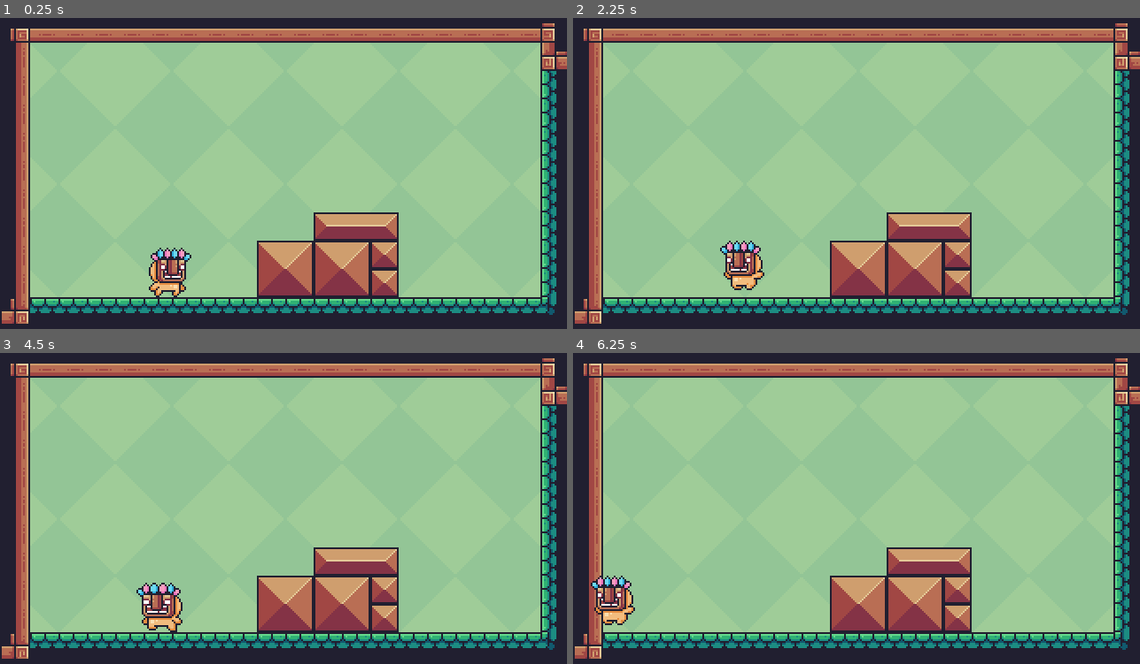
Above: before the commit, frames 1-4 (two rows, left to right).
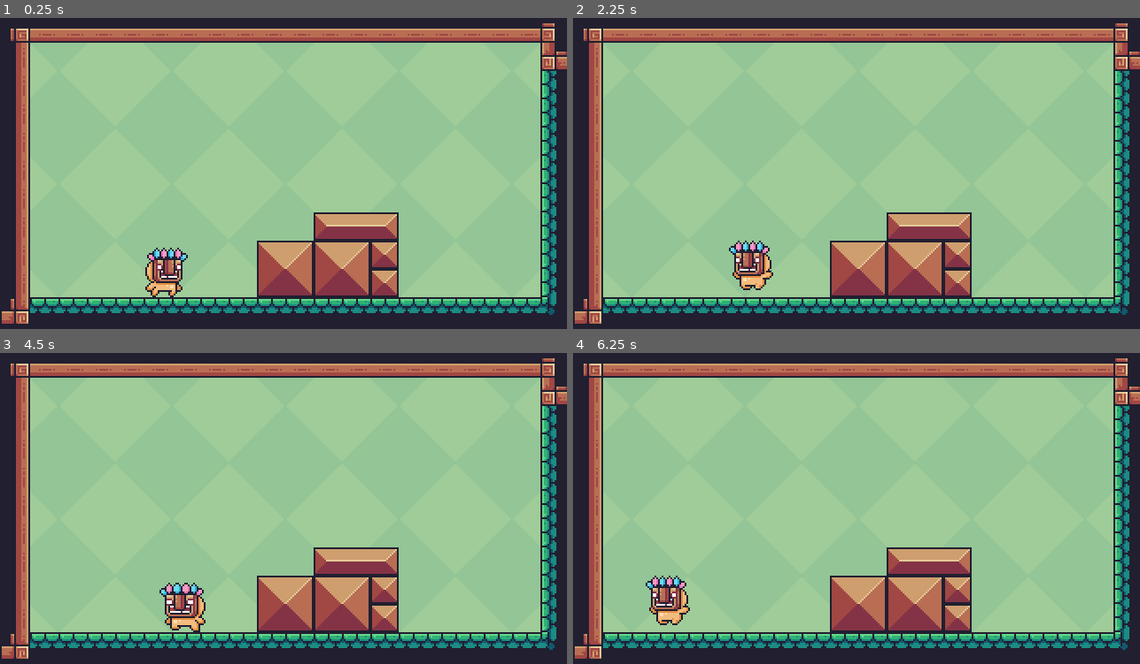
Above: after the commit, the same moments.

Repository: mo5ada32/my_prototype
Game: Godot game, scene res://world/world.tscn
Same seed, same stepped clock (60 frames per second), same inputs: the game is played once before the commit and once after it. This scene is started directly instead of the project's main scene.
Inputs:
- Up to frame 1 (0.25 s): no input
- Up to frame 2 (2.25 s): tap Enter (ui_accept) at 0.5, 0.6, 0.77, 1.07, 1.35, 1.52, 1.82, 2.1 s; hold Right (ui_right) 0.53-2.03 s; hold Left (ui_left) from 2.03 s (still down)
- Up to frame 3 (4.5 s): release Left (ui_left) at 2.78 s; hold Right (ui_right) 2.78-4.28 s; tap Enter (ui_accept) at 2.85, 3.02, 3.32, 3.6, 3.77, 4.07, 4.35 s; hold Left (ui_left) from 4.28 s (still down)
- Up to frame 4 (6.25 s): tap Enter (ui_accept) at 4.52, 4.82, 5.1, 5.85, 6.02 s; release Left (ui_left) at 5.03 s; hold Right (ui_right) 5.03-5.78 s; hold Left (ui_left) from 5.78 s (still down)

The runs differ from the first frame. In frame 1, 0.8% of the frame differs, in the area x 25-34%, y 73-90%; in frame 2, 1.0%; in frame 3, 1.5%; in frame 4, 1.8%, in the area x 3-21%, y 71-88%.

Commit message:
zit ra9ilt taharik player

Diff:
--- a/player/player.tscn
+++ b/player/player.tscn
@@ -395,8 +395,8 @@
 [node name="AnimatedSprite2D" type="AnimatedSprite2D" parent="." groups=["player"]]
 position = Vector2(1, -1)
 sprite_frames = SubResource("SpriteFrames_82dss")
-animation = &"idle"
-frame_progress = 0.193049
+animation = &"fall"
+frame_progress = 0.0974714
 
 [node name="CollisionShape2D2" type="CollisionShape2D" parent="."]
 position = Vector2(1.5, 1)
@@ -416,5 +416,9 @@
 [node name="tankyz" type="AudioStreamPlayer" parent="."]
 stream = ExtResource("3_lwdny")
 
+[node name="coyote_jumb_timer" type="Timer" parent="."]
+wait_time = 0.2
+one_shot = true
+
 [connection signal="area_entered" from="Area2D" to="." method="_on_area_2d_area_entered"]
 [connection signal="body_entered" from="Area2D" to="." method="_on_area_2d_body_entered"]
--- a/player/player2.gd
+++ b/player/player2.gd
@@ -1,19 +1,19 @@
 extends CharacterBody2D
 
-const  speed = 300
-const jumb_power = -900
+@export var  speed = 300
+@export var jumb_power = -900
 
-const acc = 50
-const friction = 70
+@export var acc = 50
+@export var friction = 70
 
-const gravity = 100
+@export var gravity = 100
 
-const max_jumb = 2
+@export var max_jumb = 2
 
 var  current_jumb = 1
 
 @onready var animation_player = $AnimatedSprite2D
-
+@onready var coyote_jumb_timer = $coyote_jumb_timer
 func _physics_process(delta):
 	var input_dir: Vector2 = input()
 	var input_axe = Input.get_axis("ui_left", "ui_right")
@@ -22,10 +22,13 @@
 
 	else :
 		add_friction()
-
+	jumb()
 	play_animachin(input_axe)
+	var was_on_floor = is_on_floor()
 	player_movement()
-	jumb()
+	var just_left_ledge = was_on_floor and not is_on_floor() and velocity.y >= 0
+	if just_left_ledge:
+		coyote_jumb_timer.start()
 	pass
 
 func input() -> Vector2:
@@ -56,6 +59,7 @@
 	if not is_on_floor():
 		animation_player.play("jumb")
 
+
 func jumb():
 	if Input.is_action_just_pressed("ui_up"):
 		if current_jumb < max_jumb:
@@ -66,5 +70,5 @@
 		velocity.y += gravity
 
 
-	if is_on_floor():
+	if is_on_floor() or coyote_jumb_timer.time_left > 0.0:
 		current_jumb = 1
--- a/world/world.tscn
+++ b/world/world.tscn
@@ -10,6 +10,8 @@
 layer_1/tile_data = PackedInt32Array(65536, 131079, 5, 131072, 131079, 5, 196608, 131079, 5, 262144, 131079, 5, 327680, …(2271 unchanged characters)…
 
 [node name="player" parent="." instance=ExtResource("2_yugyo")]
-position = Vector2(93, 145)
+position = Vector2(91, 144)
 floor_constant_speed = true
 floor_snap_length = 2.0
+speed = 200
+gravity = 75
